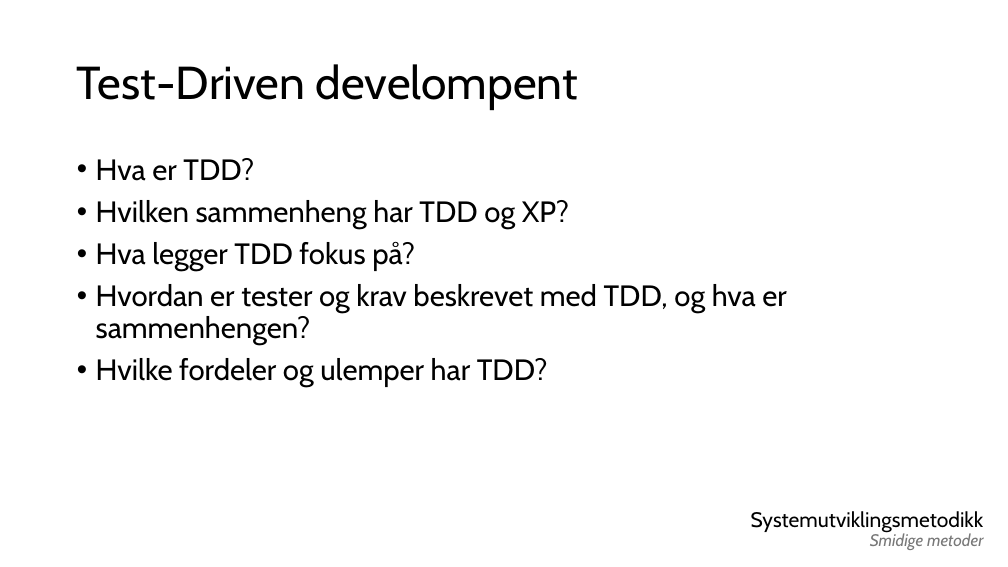
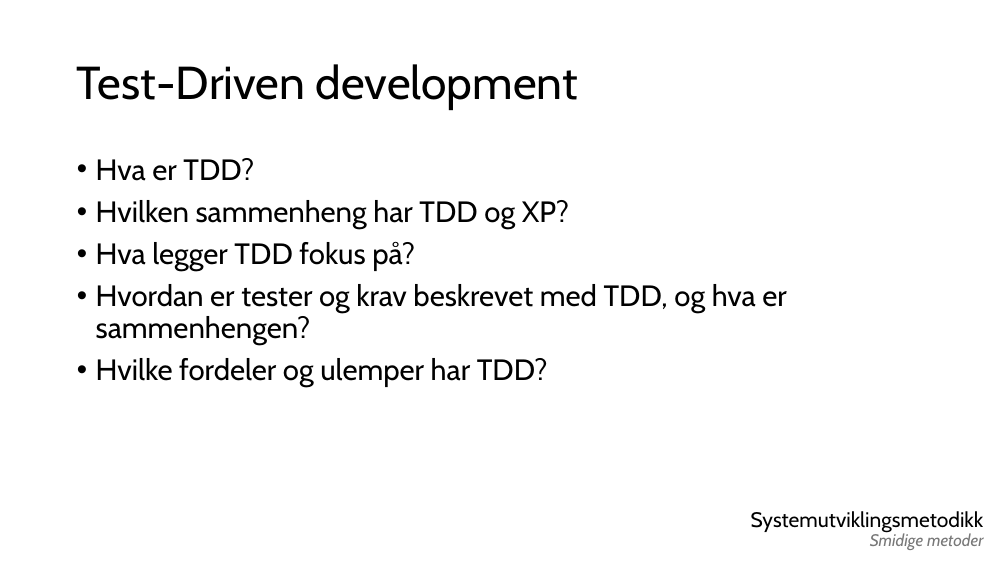
Before and after one commit to real-eo/IDATT1005-Systemutvikling, a slide deck: slide 41 of 2026 VÅR/Eksamensøving/Slides.pptx. Drawn at 1008x567 pixels with LibreOffice and Linux fonts; fonts in the diff are those of the drawing. Boxes give left, top, right and bottom in pixels: in the first picture for what was removed or moved away, otherwise in the second. Text is boxed around its words. In the diff, an @@ line names an element or a change of style, - is before the commit and + after.

```diff
--- a/2026 VÅR/Eksamensøving/Slides.pptx
+++ b/2026 VÅR/Eksamensøving/Slides.pptx
@@ title at bbox=[77, 64, 578, 110]: text changed @@
-Test-Driven develompent
+Test-Driven development
```
Also in this commit, not shown: 4 other slides changed, 29 slides added.
